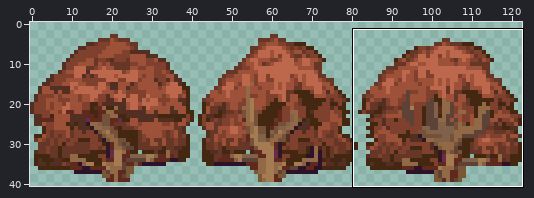
Sprite sheet -- Assets/Textures/TextureRemake/TreeNormal3.png. Above: a wide view before the commit, with the close-up outlined.
Close-up. Before:
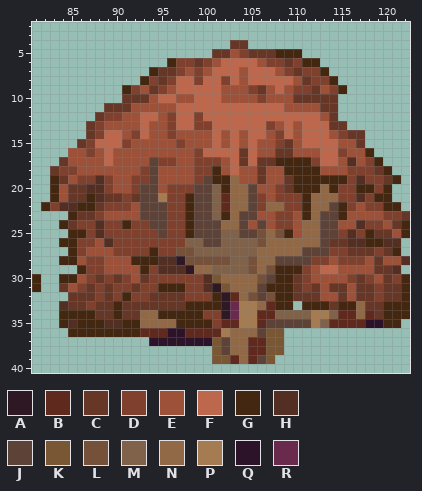
The file is 246x82 pixels, drawn in blocks of 2x2; one block is one cell here. Shown: x 81..122, y 2..40. The commit also changed other parts of the picture, which this record leaves out.
Palette (. is transparent): A #2d1823  B #60291e  C #663627  D #7f412d  E #9d5138  F #bd684c  G #442711  H #532f23  J #5d4237  K #795634  L #76513a  M #7f6249  N #926947  P #a57b52  Q #2d132a  R #6a2a4e
And afterwards:
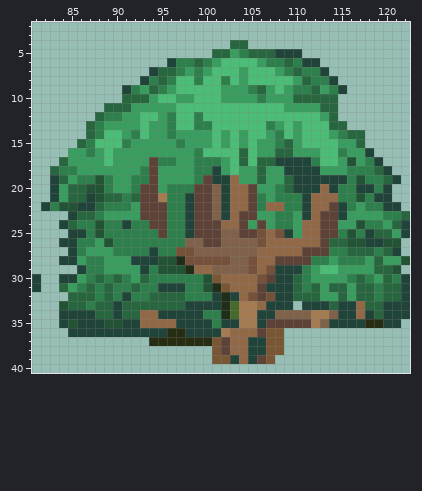
Difference:
@@ palette @@
-A #2d1823
+A #202d18
-C #663627
+C #27663e
-D #7f412d
+D #2d7f4c
-E #9d5138
+E #389d5e
-F #bd684c
+F #4cbd77
-G #442711
+G #204439
-H #532f23
+H #235335
-Q #2d132a
+Q #272d13
-R #6a2a4e
+R #456a2a
@@ x 100..104 @@
 20 JMGNN
-21 JMBNN
-22 JMBNN
+21 JMGNN
+22 JMGNN
 23 JMGNJ
@@ x 81..122 @@
 31 G..CEDCDCDDCDDGGGDDHAKNNNJGGGCDCECCECCDCCG
-32 ....CCCDCDGDDCCCCDDDGABNLJLGGCCCEECECCDCCG
-33 ...HCCDCCGCCCCCCCGGGGARPPNBGG.GGGCGGNCCGGG
-34 ...GGGGCCGCCNNGGGGGDDARPPBBMMMMPPMBBNBCGGG
-35 ...GHGGGHHGGNNNNGGGGDBBPPBJJJJJPMBBBBQQGG.
-36 ....GGGGGGGGBBBQQBBBBPNNNJKK..............
-37 .............QQQQQQQKJNNBBKK..............
-38 ....................KJNNBBKK..............
-39 ....................KKBNBJK...............
+32 ....CCCDCDGDDCCCCDDDGAGNLJLGGCCCEECECCDCCG
+33 ...HCCDCCGCCCCCCCGGGGARPPNGGG.GGGCGGNCCGGG
+34 ...GGGGCCGCCNNGGGGGDDARPPGGMMMMPPMGGNGCGGG
+35 ...GHGGGHHGGNNNNGGGGDGGPPGJJJJJPMGGGGQQGG.
+36 ....GGGGGGGGGGGQQGGGGPNNNJKK..............
+37 .............QQQQQQQKJNNGGKK..............
+38 ....................KJNNGGKK..............
+39 ....................KKGNGJK...............
 40 ..........................................
Boxes around the changes in both close-ups, in picture pixels (x1, y1, x2, y2):
changed: (32, 40, 410, 364)
